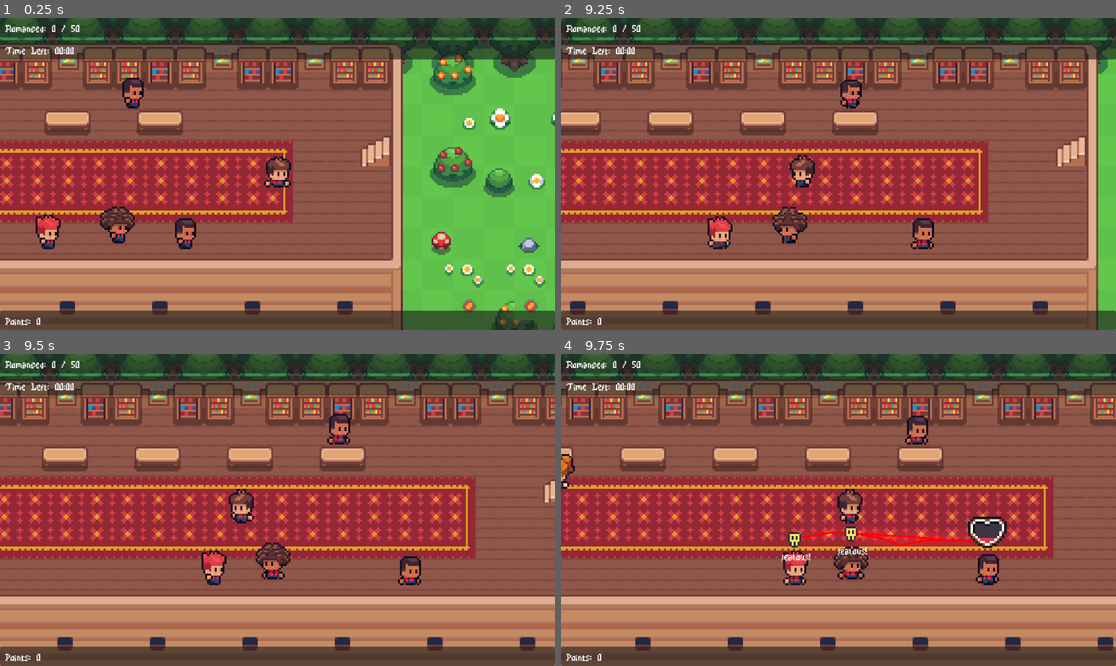
Above: before the commit, frames 1-4 (two rows, left to right).
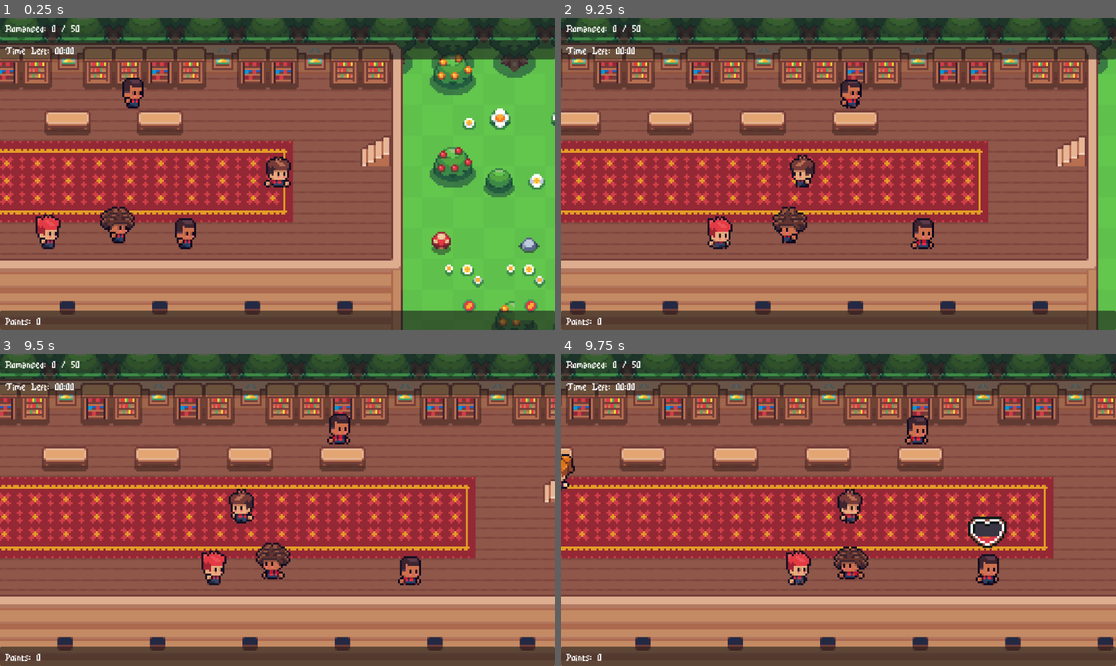
Above: after the commit, the same moments.

Repository: orgniani/highschoolcrush_clicker_2025
Game: Godot game, scene res://scenes/levels/level3_scene.tscn
Same seed, same stepped clock (60 frames per second), same inputs: the game is played once before the commit and once after it. This scene is started directly instead of the project's main scene.
Inputs (mouse positions are in pixels of both pictures, inside the frame that each line leads up to):
- Up to frame 1 (0.25 s): no input
- Up to frame 2 (9.25 s): move the mouse to (960, 158) at 0.52 s; hold D (move_right) 0.53-1.28 s; click (960, 158) at 0.6 s; move the mouse to (727, 189) at 1.27 s; hold A (move_left) 1.28-2.03 s; click (727, 189) at 1.35 s; move the mouse to (894, 105) at 2.02 s; hold D (move_right) 2.03-3.53 s; click (894, 105) at 2.1 s; move the mouse to (810, 236) at 2.77 s; click (810, 236) at 2.85 s; move the mouse to (1005, 220) at 3.52 s; hold A (move_left) 3.53-5.78 s; click (1005, 220) at 3.6 s; move the mouse to (672, 127) at 4.27 s; click (672, 127) at 4.35 s; move the mouse to (866, 174) at 5.02 s; click (866, 174) at 5.1 s; move the mouse to (755, 96) at 5.77 s; hold D (move_right) 5.78-8.03 s; click (755, 96) at 5.85 s; move the mouse to (960, 158) at 6.52 s; click (960, 158) at 6.6 s; move the mouse to (727, 189) at 7.27 s; click (727, 189) at 7.35 s; move the mouse to (894, 105) at 8.02 s; hold A (move_left) from 8.03 s (still down); click (894, 105) at 8.1 s; move the mouse to (810, 236) at 8.77 s; click (810, 236) at 8.85 s
- Up to frame 3 (9.5 s): keep holding A (move_left)
- Up to frame 4 (9.75 s): move the mouse to (1005, 556) at 9.52 s; release A (move_left) at 9.53 s; hold D (move_right) from 9.53 s (still down); click (1005, 556) at 9.6 s

Frames 1-3 are identical in both runs. In frame 4, 1.6% of the frame differs, in the area x 39-79%, y 55-75%.

Commit message:
fix id bug

Diff:
--- a/resources/tutorial_data/steps/TS_boss.tres
+++ b/resources/tutorial_data/steps/TS_boss.tres
@@ -11,5 +11,5 @@
 wait_for_romance = true
 wait_for_seconds = -1.0
 wait_for_area_trigger = false
-clickable_lover_ids = Array[String](["loverBossTutorial"])
+clickable_lover_ids = Array[String](["LoverBossTutorial"])
 metadata/_custom_type_script = "uid://dkghsclg518so"
--- a/resources/tutorial_data/steps/TS_boss2.tres
+++ b/resources/tutorial_data/steps/TS_boss2.tres
@@ -11,5 +11,5 @@
 wait_for_romance = true
 wait_for_seconds = -1.0
 wait_for_area_trigger = false
-clickable_lover_ids = Array[String](["loverBossTutorial", "jealousy1", "jealousy2", "jealousy3", "jealousy4"])
+clickable_lover_ids = Array[String](["Jealousy1", "Jealousy2", "Jealousy3", "Jealousy4"])
 metadata/_custom_type_script = "uid://dkghsclg518so"
--- a/resources/tutorial_data/steps/TS_lover.tres
+++ b/resources/tutorial_data/steps/TS_lover.tres
@@ -11,5 +11,5 @@
 wait_for_romance = true
 wait_for_seconds = -1.0
 wait_for_area_trigger = false
-clickable_lover_ids = Array[String](["easyLover"])
+clickable_lover_ids = Array[String](["EasyLover"])
 metadata/_custom_type_script = "uid://dkghsclg518so"
--- a/resources/tutorial_data/steps/TS_partners.tres
+++ b/resources/tutorial_data/steps/TS_partners.tres
@@ -11,5 +11,5 @@
 wait_for_romance = true
 wait_for_seconds = -1.0
 wait_for_area_trigger = false
-clickable_lover_ids = Array[String](["girlfriend", "boyfriend"])
+clickable_lover_ids = Array[String](["Girlfriend", "Boyfriend"])
 metadata/_custom_type_script = "uid://dkghsclg518so"
--- a/resources/tutorial_data/steps/TS_partners2.tres
+++ b/resources/tutorial_data/steps/TS_partners2.tres
@@ -11,5 +11,5 @@
 wait_for_romance = true
 wait_for_seconds = -1.0
 wait_for_area_trigger = false
-clickable_lover_ids = Array[String](["boyfriend", "girlfriend"])
+clickable_lover_ids = Array[String](["Boyfriend", "Girlfriend"])
 metadata/_custom_type_script = "uid://dkghsclg518so"
--- a/scenes/levels/level1_scene.tscn
+++ b/scenes/levels/level1_scene.tscn
@@ -51,59 +51,89 @@
 
 [node name="Lover" parent="CharactersYSort" node_paths=PackedStringArray("player") instance=ExtResource("4_8wuxa")]
 position = Vector2(120, 65)
+config = ExtResource("5_ohy8g")
+required_clicks = null
+fill_time = null
+is_boss = null
 player = NodePath("../Player")
-config = ExtResource("5_ohy8g")
 
 [node name="Lover2" parent="CharactersYSort" node_paths=PackedStringArray("player") instance=ExtResource("4_8wuxa")]
 position = Vector2(70, 118)
+config = ExtResource("6_kglia")
+required_clicks = null
+fill_time = null
+is_boss = null
 player = NodePath("../Player")
-config = ExtResource("6_kglia")
 
 [node name="LoverPartnerManager" parent="CharactersYSort/Lover2/Lover" index="4" node_paths=PackedStringArray("partners")]
 partners = [NodePath("../../../Lover3")]
 
 [node name="Lover3" parent="CharactersYSort" node_paths=PackedStringArray("player") instance=ExtResource("4_8wuxa")]
 position = Vector2(98, 115)
+config = ExtResource("7_c0nw2")
+required_clicks = null
+fill_time = null
+is_boss = null
 player = NodePath("../Player")
-config = ExtResource("7_c0nw2")
 
 [node name="LoverPartnerManager" parent="CharactersYSort/Lover3/Lover" index="4" node_paths=PackedStringArray("partners")]
 partners = [NodePath("../../../Lover2")]
 
 [node name="Lover4" parent="CharactersYSort" node_paths=PackedStringArray("player") instance=ExtResource("4_8wuxa")]
 position = Vector2(192, 117)
+config = ExtResource("8_v8gpo")
+required_clicks = null
+fill_time = null
+is_boss = null
 player = NodePath("../Player")
-config = ExtResource("8_v8gpo")
 
 [node name="Lover5" parent="CharactersYSort" node_paths=PackedStringArray("player") instance=ExtResource("4_8wuxa")]
 position = Vector2(254, 70)
+config = ExtResource("7_c0nw2")
+required_clicks = null
+fill_time = null
+is_boss = null
 player = NodePath("../Player")
-config = ExtResource("7_c0nw2")
 
 [node name="Lover6" parent="CharactersYSort" node_paths=PackedStringArray("player") instance=ExtResource("4_8wuxa")]
 position = Vector2(306, 117)
+config = ExtResource("9_2mytq")
+required_clicks = null
+fill_time = null
+is_boss = null
 player = NodePath("../Player")
-config = ExtResource("9_2mytq")
 
 [node name="Lover7" parent="CharactersYSort" node_paths=PackedStringArray("player") instance=ExtResource("4_8wuxa")]
 position = Vector2(367, 69)
+config = ExtResource("6_kglia")
+required_clicks = null
+fill_time = null
+is_boss = null
 player = NodePath("../Player")
-config = ExtResource("6_kglia")
 
 [node name="Lover8" parent="CharactersYSort" node_paths=PackedStringArray("player") instance=ExtResource("4_8wuxa")]
 position = Vector2(416, 117)
+config = ExtResource("6_kglia")
+required_clicks = null
+fill_time = null
+is_boss = null
 player = NodePath("../Player")
-config = ExtResource("6_kglia")
 
 [node name="Lover9" parent="CharactersYSort" node_paths=PackedStringArray("player") instance=ExtResource("4_8wuxa")]
 position = Vector2(463, 65)
+config = ExtResource("5_ohy8g")
+required_clicks = null
+fill_time = null
+is_boss = null
 player = NodePath("../Player")
-config = ExtResource("5_ohy8g")
 
 [node name="Lover10" parent="CharactersYSort" node_paths=PackedStringArray("player") instance=ExtResource("4_8wuxa")]
 position = Vector2(507, 118)
+config = ExtResource("9_2mytq")
+required_clicks = null
+fill_time = null
+is_boss = null
 player = NodePath("../Player")
-config = ExtResource("9_2mytq")
 
 [node name="Wall" parent="." instance=ExtResource("9_hua22")]
 position = Vector2(13, 67)
--- a/scenes/levels/level2_scene.tscn
+++ b/scenes/levels/level2_scene.tscn
@@ -53,6 +53,8 @@
 position = Vector2(138, 115)
 player = NodePath("../Player")
 config = ExtResource("7_skng6")
+required_clicks = null
+fill_time = null
 is_boss = true
 
 [node name="LoverPartnerManager" parent="CharactersYSort/LoverBoss1/Lover" index="4" node_paths=PackedStringArray("partners")]
@@ -62,41 +64,65 @@
 position = Vector2(55, 118)
 player = NodePath("../Player")
 config = ExtResource("5_iojk7")
+required_clicks = null
+fill_time = null
+is_boss = null
 
 [node name="Lover12" parent="CharactersYSort" node_paths=PackedStringArray("player") instance=ExtResource("4_xdxse")]
 position = Vector2(196, 121)
 player = NodePath("../Player")
 config = ExtResource("6_ep6ti")
+required_clicks = null
+fill_time = null
+is_boss = null
 
 [node name="Lover13" parent="CharactersYSort" node_paths=PackedStringArray("player") instance=ExtResource("4_xdxse")]
 position = Vector2(125, 65)
 player = NodePath("../Player")
 config = ExtResource("7_ubdfv")
+required_clicks = null
+fill_time = null
+is_boss = null
 
 [node name="Lover14" parent="CharactersYSort" node_paths=PackedStringArray("player") instance=ExtResource("4_xdxse")]
 position = Vector2(258, 67)
 player = NodePath("../Player")
 config = ExtResource("9_pbtlk")
+required_clicks = null
+fill_time = null
+is_boss = null
 
 [node name="Lover15" parent="CharactersYSort" node_paths=PackedStringArray("player") instance=ExtResource("4_xdxse")]
 position = Vector2(336, 68)
 player = NodePath("../Player")
 config = ExtResource("5_iojk7")
+required_clicks = null
+fill_time = null
+is_boss = null
 
 [node name="Lover16" parent="CharactersYSort" node_paths=PackedStringArray("player") instance=ExtResource("4_xdxse")]
 position = Vector2(337, 116)
 player = NodePath("../Player")
 config = ExtResource("5_iojk7")
+required_clicks = null
+fill_time = null
+is_boss = null
 
 [node name="Lover17" parent="CharactersYSort" node_paths=PackedStringArray("player") instance=ExtResource("4_xdxse")]
 position = Vector2(420, 69)
 player = NodePath("../Player")
 config = ExtResource("7_skng6")
+required_clicks = null
+fill_time = null
+is_boss = null
 
 [node name="Lover18" parent="CharactersYSort" node_paths=PackedStringArray("player") instance=ExtResource("4_xdxse")]
 position = Vector2(502, 108)
 player = NodePath("../Player")
 config = ExtResource("6_ep6ti")
+required_clicks = null
+fill_time = null
+is_boss = null
 
 [node name="LoverPartnerManager" parent="CharactersYSort/Lover18/Lover" index="4" node_paths=PackedStringArray("partners")]
 partners = [NodePath("../../../Lover19")]
@@ -105,6 +131,9 @@
 position = Vector2(464, 113)
 player = NodePath("../Player")
 config = ExtResource("7_ubdfv")
+required_clicks = null
+fill_time = null
+is_boss = null
 
 [node name="LoverPartnerManager" parent="CharactersYSort/Lover19/Lover" index="4" node_paths=PackedStringArray("partners")]
 partners = [NodePath("../../../Lover18")]
--- a/scenes/levels/level3_scene.tscn
+++ b/scenes/levels/level3_scene.tscn
@@ -51,74 +51,101 @@
 
 [node name="Lover20" parent="CharactersYSort" node_paths=PackedStringArray("player") instance=ExtResource("4_ecvrl")]
 position = Vector2(120, 65)
+config = ExtResource("5_uf3wr")
+required_clicks = null
+fill_time = null
+is_boss = null
 player = NodePath("../Player")
-config = ExtResource("5_uf3wr")
 
 [node name="Lover21" parent="CharactersYSort" node_paths=PackedStringArray("player") instance=ExtResource("4_ecvrl")]
 position = Vector2(70, 118)
+config = ExtResource("6_kubor")
+required_clicks = null
+fill_time = null
+is_boss = null
 player = NodePath("../Player")
-config = ExtResource("6_kubor")
 
 [node name="LoverPartnerManager" parent="CharactersYSort/Lover21/Lover" index="4" node_paths=PackedStringArray("partners")]
 partners = [NodePath("../../../Lover22")]
 
 [node name="Lover22" parent="CharactersYSort" node_paths=PackedStringArray("player") instance=ExtResource("4_ecvrl")]
 position = Vector2(98, 115)
+config = ExtResource("7_ki12p")
+required_clicks = null
+fill_time = null
+is_boss = null
 player = NodePath("../Player")
-config = ExtResource("7_ki12p")
 
 [node name="LoverPartnerManager" parent="CharactersYSort/Lover22/Lover" index="4" node_paths=PackedStringArray("partners")]
 partners = [NodePath("../../../Lover21")]
 
 [node name="Lover23" parent="CharactersYSort" node_paths=PackedStringArray("player") instance=ExtResource("4_ecvrl")]
 position = Vector2(192, 117)
+config = ExtResource("8_8gpff")
+required_clicks = null
+fill_time = null
+is_boss = null
 player = NodePath("../Player")
-config = ExtResource("8_8gpff")
 
 [node name="Lover24" parent="CharactersYSort" node_paths=PackedStringArray("player") instance=ExtResource("4_ecvrl")]
 position = Vector2(261, 70)
+config = ExtResource("9_crh4r")
+required_clicks = null
+fill_time = null
+is_boss = null
 player = NodePath("../Player")
-config = ExtResource("9_crh4r")
 
 [node name="LoverPartnerManager" parent="CharactersYSort/Lover24/Lover" index="4" node_paths=PackedStringArray("partners")]
 partners = [NodePath("../../../Lover25")]
 
 [node name="Lover25" parent="CharactersYSort" node_paths=PackedStringArray("player") instance=ExtResource("4_ecvrl")]
 position = Vector2(295, 70)
+config = ExtResource("6_kubor")
+required_clicks = null
+fill_time = null
+is_boss = null
 player = NodePath("../Player")
-config = ExtResource("6_kubor")
 
 [node name="LoverPartnerManager" parent="CharactersYSort/Lover25/Lover" index="4" node_paths=PackedStringArray("partners")]
 partners = [NodePath("../../../Lover24")]
 
 [node name="Lover26" parent="CharactersYSort" node_paths=PackedStringArray("player") instance=ExtResource("4_ecvrl")]
 position = Vector2(407, 119)
+config = ExtResource("7_ki12p")
+required_clicks = null
+fill_time = null
+is_boss = null
 player = NodePath("../Player")
-config = ExtResource("7_ki12p")
 
 [node name="LoverPartnerManager" parent="CharactersYSort/Lover26/Lover" index="4" node_paths=PackedStringArray("partners")]
-partners = [NodePath("../../../Lover27"), NodePath("../../../Lover28")]
+partners = [NodePath("../../../Lover27")]
 
 [node name="Lover27" parent="CharactersYSort" node_paths=PackedStringArray("player") instance=ExtResource("4_ecvrl")]
 position = Vector2(444, 116)
+config = ExtResource("5_uf3wr")
+required_clicks = null
+fill_time = null
+is_boss = null
 player = NodePath("../Player")
-config = ExtResource("5_uf3wr")
 
 [node name="LoverPartnerManager" parent="CharactersYSort/Lover27/Lover" index="4" node_paths=PackedStringArray("partners")]
-partners = [NodePath("../../../Lover26"), NodePath("../../../Lover28")]
+partners = [NodePath("../../../Lover26")]
 
 [node name="Lover28" parent="CharactersYSort" node_paths=PackedStringArray("player") instance=ExtResource("4_ecvrl")]
 position = Vector2(477, 119)
+config = ExtResource("9_crh4r")
+required_clicks = null
+fill_time = null
+is_boss = null
 player = NodePath("../Player")
-config = ExtResource("9_crh4r")
-
-[node name="LoverPartnerManager" parent="CharactersYSort/Lover28/Lover" index="4" node_paths=PackedStringArray("partners")]
-partners = [NodePath("../../../Lover27"), NodePath("../../../Lover26")]
 
 [node name="Lover29" parent="CharactersYSort" node_paths=PackedStringArray("player") instance=ExtResource("4_ecvrl")]
 position = Vector2(452, 46)
+config = ExtResource("9_crh4r")
+required_clicks = null
+fill_time = null
+is_boss = null
 player = NodePath("../Player")
-config = ExtResource("9_crh4r")
 
 [node name="Wall" parent="." instance=ExtResource("9_fejdp")]
 position = Vector2(13, 67)
@@ -142,4 +169,3 @@
 [editable path="CharactersYSort/Lover25"]
 [editable path="CharactersYSort/Lover26"]
 [editable path="CharactersYSort/Lover27"]
-[editable path="CharactersYSort/Lover28"]
--- a/scenes/levels/level4_scene.tscn
+++ b/scenes/levels/level4_scene.tscn
@@ -51,65 +51,97 @@
 
 [node name="LoverBoss2" parent="CharactersYSort" node_paths=PackedStringArray("player") instance=ExtResource("4_nlqp7")]
 position = Vector2(118, 113)
+config = ExtResource("5_ghcvs")
+required_clicks = null
+fill_time = null
+is_boss = true
 player = NodePath("../Player")
-config = ExtResource("5_ghcvs")
-is_boss = true
 
 [node name="LoverPartnerManager" parent="CharactersYSort/LoverBoss2/Lover" index="4" node_paths=PackedStringArray("partners")]
 partners = [NodePath("../../../Lover30"), NodePath("../../../Lover31"), NodePath("../../../Lover32"), NodePath("../../../Lover33")]
 
 [node name="Lover30" parent="CharactersYSort" node_paths=PackedStringArray("player") instance=ExtResource("4_nlqp7")]
 position = Vector2(69, 118)
+config = ExtResource("8_ejhgl")
+required_clicks = null
+fill_time = null
+is_boss = null
 player = NodePath("../Player")
-config = ExtResource("8_ejhgl")
 
 [node name="Lover31" parent="CharactersYSort" node_paths=PackedStringArray("player") instance=ExtResource("4_nlqp7")]
 position = Vector2(169, 121)
+config = ExtResource("9_xuhfb")
+required_clicks = null
+fill_time = null
+is_boss = null
 player = NodePath("../Player")
-config = ExtResource("9_xuhfb")
 
 [node name="Lover32" parent="CharactersYSort" node_paths=PackedStringArray("player") instance=ExtResource("4_nlqp7")]
 position = Vector2(107, 68)
+config = ExtResource("7_hemhd")
+required_clicks = null
+fill_time = null
+is_boss = null
 player = NodePath("../Player")
-config = ExtResource("7_hemhd")
 
 [node name="Lover33" parent="CharactersYSort" node_paths=PackedStringArray("player") instance=ExtResource("4_nlqp7")]
 position = Vector2(137, 50)
+config = ExtResource("6_hk3yu")
+required_clicks = null
+fill_time = null
+is_boss = null
 player = NodePath("../Player")
-config = ExtResource("6_hk3yu")
 
 [node name="Lover34" parent="CharactersYSort" node_paths=PackedStringArray("player") instance=ExtResource("4_nlqp7")]
 position = Vector2(258, 59)
+config = ExtResource("5_ghcvs")
+required_clicks = null
+fill_time = null
+is_boss = null
 player = NodePath("../Player")
-config = ExtResource("5_ghcvs")
 
 [node name="Lover35" parent="CharactersYSort" node_paths=PackedStringArray("player") instance=ExtResource("4_nlqp7")]
 position = Vector2(317, 114)
+config = ExtResource("6_hk3yu")
+required_clicks = null
+fill_time = null
+is_boss = null
 player = NodePath("../Player")
-config = ExtResource("6_hk3yu")
 
 [node name="Lover36" parent="CharactersYSort" node_paths=PackedStringArray("player") instance=ExtResource("4_nlqp7")]
 position = Vector2(371, 49)
+config = ExtResource("8_ejhgl")
+required_clicks = null
+fill_time = null
+is_boss = null
 player = NodePath("../Player")
-config = ExtResource("8_ejhgl")
 
 [node name="Lover37" parent="CharactersYSort" node_paths=PackedStringArray("player") instance=ExtResource("4_nlqp7")]
 position = Vector2(473, 60)
+config = ExtResource("9_xuhfb")
+required_clicks = null
+fill_time = null
+is_boss = null
 player = NodePath("../Player")
-config = ExtResource("9_xuhfb")
 
 [node name="Lover38" parent="CharactersYSort" node_paths=PackedStringArray("player") instance=ExtResource("4_nlqp7")]
 position = Vector2(422, 116)
+config = ExtResource("9_xuhfb")
+required_clicks = null
+fill_time = null
+is_boss = null
 player = NodePath("../Player")
-config = ExtResource("9_xuhfb")
 
 [node name="LoverPartnerManager" parent="CharactersYSort/Lover38/Lover" index="4" node_paths=PackedStringArray("partners")]
 partners = [NodePath("../../../Lover39")]
 
 [node name="Lover39" parent="CharactersYSort" node_paths=PackedStringArray("player") instance=ExtResource("4_nlqp7")]
 position = Vector2(451, 112)
+config = ExtResource("7_hemhd")
+required_clicks = null
+fill_time = null
+is_boss = null
 player = NodePath("../Player")
-config = ExtResource("7_hemhd")
 
 [node name="LoverPartnerManager" parent="CharactersYSort/Lover39/Lover" index="4" node_paths=PackedStringArray("partners")]
 partners = [NodePath("../../../Lover38")]
--- a/scenes/levels/level5_scene.tscn
+++ b/scenes/levels/level5_scene.tscn
@@ -54,6 +54,8 @@
 position = Vector2(126, 67)
 player = NodePath("../Player")
 config = ExtResource("5_vmrxj")
+required_clicks = null
+fill_time = null
 is_boss = true
 
 [node name="LoverPartnerManager" parent="CharactersYSort/LoverBoss3/Lover" index="4" node_paths=PackedStringArray("partners")]
@@ -63,31 +65,49 @@
 position = Vector2(70, 118)
 player = NodePath("../Player")
 config = ExtResource("6_2w6b0")
+required_clicks = null
+fill_time = null
+is_boss = null
 
 [node name="Lover41" parent="CharactersYSort" node_paths=PackedStringArray("player") instance=ExtResource("4_gejle")]
 position = Vector2(123, 115)
 player = NodePath("../Player")
 config = ExtResource("7_2ukku")
+required_clicks = null
+fill_time = null
+is_boss = null
 
 [node name="Lover42" parent="CharactersYSort" node_paths=PackedStringArray("player") instance=ExtResource("4_gejle")]
 position = Vector2(192, 117)
 player = NodePath("../Player")
 config = ExtResource("8_vjuj4")
+required_clicks = null
+fill_time = null
+is_boss = null
 
 [node name="Lover48" parent="CharactersYSort" node_paths=PackedStringArray("player") instance=ExtResource("4_gejle")]
 position = Vector2(90, 45)
 player = NodePath("../Player")
-config = ExtResource("8_vjuj4")
+config = ExtResource("5_aw0oa")
+required_clicks = null
+fill_time = null
+is_boss = null
 
 [node name="Lover49" parent="CharactersYSort" node_paths=PackedStringArray("player") instance=ExtResource("4_gejle")]
 position = Vector2(173, 46)
 player = NodePath("../Player")
-config = ExtResource("8_vjuj4")
+config = ExtResource("9_28bym")
+required_clicks = null
+fill_time = null
+is_boss = null
 
 [node name="Lover43" parent="CharactersYSort" node_paths=PackedStringArray("player") instance=ExtResource("4_gejle")]
 position = Vector2(315, 117)
 player = NodePath("../Player")
 config = ExtResource("9_28bym")
+required_clicks = null
+fill_time = null
+is_boss = null
 
 [node name="LoverPartnerManager" parent="CharactersYSort/Lover43/Lover" index="4" node_paths=PackedStringArray("partners")]
 partners = [NodePath("../../../Lover44")]
@@ -96,6 +116,9 @@
 position = Vector2(349, 117)
 player = NodePath("../Player")
 config = ExtResource("6_2w6b0")
+required_clicks = null
+fill_time = null
+is_boss = null
 
 [node name="LoverPartnerManager" parent="CharactersYSort/Lover44/Lover" index="4" node_paths=PackedStringArray("partners")]
 partners = [NodePath("../../../Lover43")]
@@ -104,25 +127,31 @@
 position = Vector2(417, 47)
 player = NodePath("../Player")
 config = ExtResource("7_2ukku")
+required_clicks = null
+fill_time = null
+is_boss = null
 
 [node name="LoverPartnerManager" parent="CharactersYSort/Lover45/Lover" index="4" node_paths=PackedStringArray("partners")]
-partners = [NodePath("../../../Lover46"), NodePath("../../../Lover47")]
+partners = [NodePath("../../../Lover46")]
 
 [node name="Lover46" parent="CharactersYSort" node_paths=PackedStringArray("player") instance=ExtResource("4_gejle")]
 position = Vector2(454, 44)
 player = NodePath("../Player")
 config = ExtResource("5_aw0oa")
+required_clicks = null
+fill_time = null
+is_boss = null
 
 [node name="LoverPartnerManager" parent="CharactersYSort/Lover46/Lover" index="4" node_paths=PackedStringArray("partners")]
-partners = [NodePath("../../../Lover45"), NodePath("../../../Lover47")]
+partners = [NodePath("../../../Lover45")]
 
 [node name="Lover47" parent="CharactersYSort" node_paths=PackedStringArray("player") instance=ExtResource("4_gejle")]
-position = Vector2(483, 47)
+position = Vector2(506, 47)
 player = NodePath("../Player")
 config = ExtResource("9_28bym")
-
-[node name="LoverPartnerManager" parent="CharactersYSort/Lover47/Lover" index="4" node_paths=PackedStringArray("partners")]
-partners = [NodePath("../../../Lover46"), NodePath("../../../Lover45")]
+required_clicks = null
+fill_time = null
+is_boss = null
 
 [node name="Wall" parent="." instance=ExtResource("10_jrua1")]
 position = Vector2(13, 67)
@@ -144,4 +173,3 @@
 [editable path="CharactersYSort/Lover44"]
 [editable path="CharactersYSort/Lover45"]
 [editable path="CharactersYSort/Lover46"]
-[editable path="CharactersYSort/Lover47"]
--- a/scenes/tutorial_scene.tscn
+++ b/scenes/tutorial_scene.tscn
@@ -64,11 +64,17 @@
 position = Vector2(83, 117)
 player = NodePath("../Player")
 config = ExtResource("5_4yomp")
+required_clicks = null
+fill_time = null
+is_boss = null
 
 [node name="Girlfriend" parent="CharactersYSort" node_paths=PackedStringArray("player") instance=ExtResource("4_iarw2")]
 position = Vector2(230, 119)
 player = NodePath("../Player")
 config = ExtResource("9_fn7ul")
+required_clicks = null
+fill_time = null
+is_boss = null
 
 [node name="LoverPartnerManager" parent="CharactersYSort/Girlfriend/Lover" index="4" node_paths=PackedStringArray("partners")]
 partners = [NodePath("../../../Boyfriend")]
@@ -77,6 +83,9 @@
 position = Vector2(276, 115)
 player = NodePath("../Player")
 config = ExtResource("10_ntiyy")
+required_clicks = null
+fill_time = null
+is_boss = null
 
 [node name="LoverPartnerManager" parent="CharactersYSort/Boyfriend/Lover" index="4" node_paths=PackedStringArray("partners")]
 partners = [NodePath("../../../Girlfriend")]
@@ -85,26 +94,40 @@
 position = Vector2(507, 117)
 player = NodePath("../Player")
 config = ExtResource("12_mt5cw")
+required_clicks = null
+fill_time = null
+is_boss = null
 
 [node name="Jealousy2" parent="CharactersYSort" node_paths=PackedStringArray("player") instance=ExtResource("4_iarw2")]
 position = Vector2(409, 118)
 player = NodePath("../Player")
 config = ExtResource("11_f4sb6")
+required_clicks = null
+fill_time = null
+is_boss = null
 
 [node name="Jealousy3" parent="CharactersYSort" node_paths=PackedStringArray("player") instance=ExtResource("4_iarw2")]
 position = Vector2(505, 58)
 player = NodePath("../Player")
 config = ExtResource("10_ntiyy")
+required_clicks = null
+fill_time = null
+is_boss = null
 
 [node name="Jealousy4" parent="CharactersYSort" node_paths=PackedStringArray("player") instance=ExtResource("4_iarw2")]
 position = Vector2(457, 58)
 player = NodePath("../Player")
 config = ExtResource("9_fn7ul")
+required_clicks = null
+fill_time = null
+is_boss = null
 
 [node name="LoverBossTutorial" parent="CharactersYSort" node_paths=PackedStringArray("player") instance=ExtResource("4_iarw2")]
 position = Vector2(464, 113)
 player = NodePath("../Player")
 config = ExtResource("9_fn7ul")
+required_clicks = null
+fill_time = null
 is_boss = true
 
 [node name="LoverPartnerManager" parent="CharactersYSort/LoverBossTutorial/Lover" index="4" node_paths=PackedStringArray("partners")]
--- a/scripts/lover/lover.gd
+++ b/scripts/lover/lover.gd
@@ -53,12 +53,13 @@
 	else:
 		_can_be_clicked = true
 		LoverStateTracker.set_can_be_clicked(_lover_id, true)
+		print("[RESTORE_CLICK] Lover:", _lover_id, " => default true")
 
 	if is_boss:
 		for partner in partner_manager.partners:
-			if partner.has_method("_set_can_be_clicked"):
-				partner._set_can_be_clicked(false)
-				print("partner set click set to false")
+			var partner_id := partner.name
+			LoverStateTracker.set_can_be_clicked(partner_id, false)
+			print("→ Boss set click=false for partner:", partner_id)
 
 	match LoverStateTracker.get_expression(_lover_id):
 		"love": expressions.show_love()
@@ -67,7 +68,6 @@
 		_: expressions.hide()
 
 	_setup_state_machine()
-
 
 func _setup_lifecycle():
 	animator.apply_config(config)
@@ -206,8 +206,10 @@
 
 func _set_can_be_clicked(value: bool):
 	_can_be_clicked = value
-	if LoverStateTracker.get_can_be_clicked(_lover_id) != value:
+	if !_lover_id.is_empty():
 		LoverStateTracker.set_can_be_clicked(_lover_id, value)
+	else:
+		push_warning("Tried to set clickability but lover_id not ready!")
 
 func get_state_machine():
 	return state_machine
--- a/scripts/singletons/game_manager.gd
+++ b/scripts/singletons/game_manager.gd
@@ -53,6 +53,8 @@
 	romanced_lovers += 1
 	finished_lovers += 1
 
+	print("Lover %s succeeded. Finished lovers: %d / %d" % [id, finished_lovers, total_lovers])
+
 	var points := 1
 	if lover.has_node("Lover/LoverPartnerManager"):
 		var partner_manager = lover.get_node("Lover/LoverPartnerManager")
@@ -70,7 +72,7 @@
 
 func handle_lover_failed(lover: Node):
 	if not lover.has_meta("lover_id"):
-		push_warning("Lover missing lover_id on failure!")
+		push_warning("Lover missing _lover_id on failure!")
 		return
 
 	var id = lover.get_meta("lover_id")
